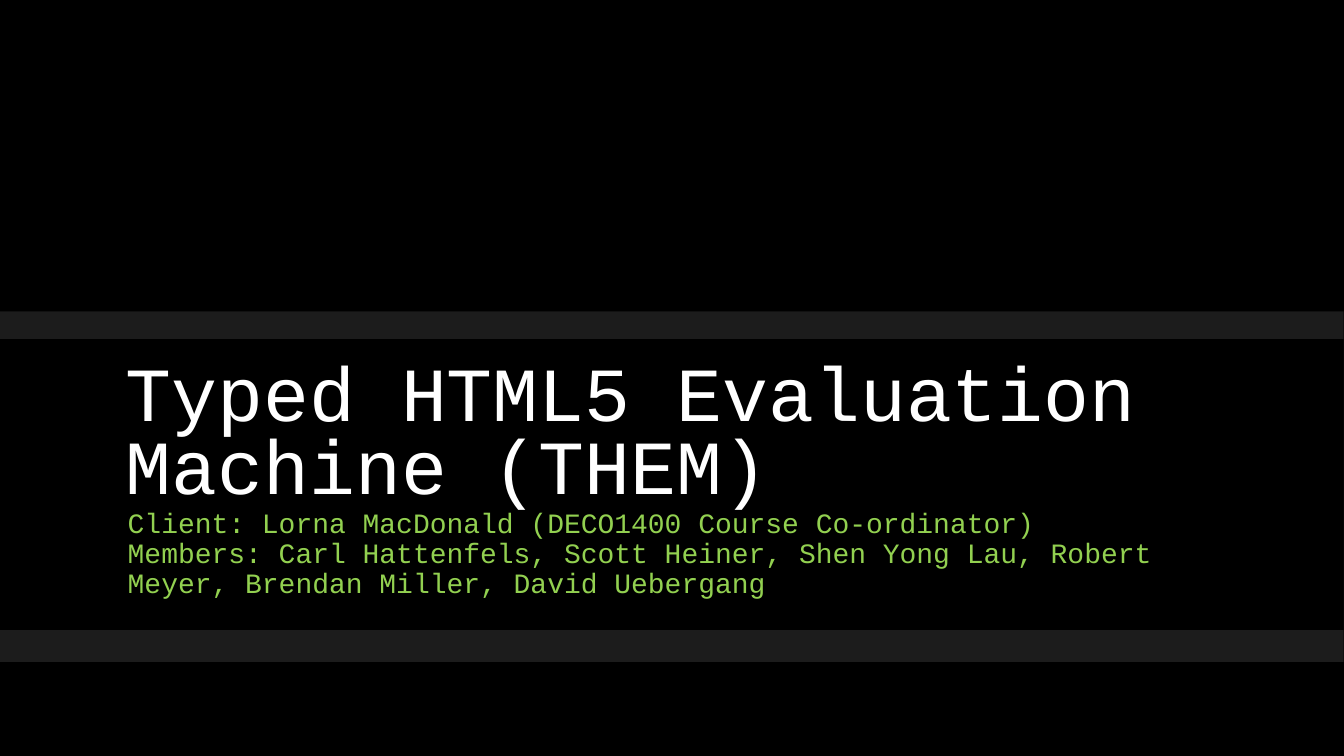
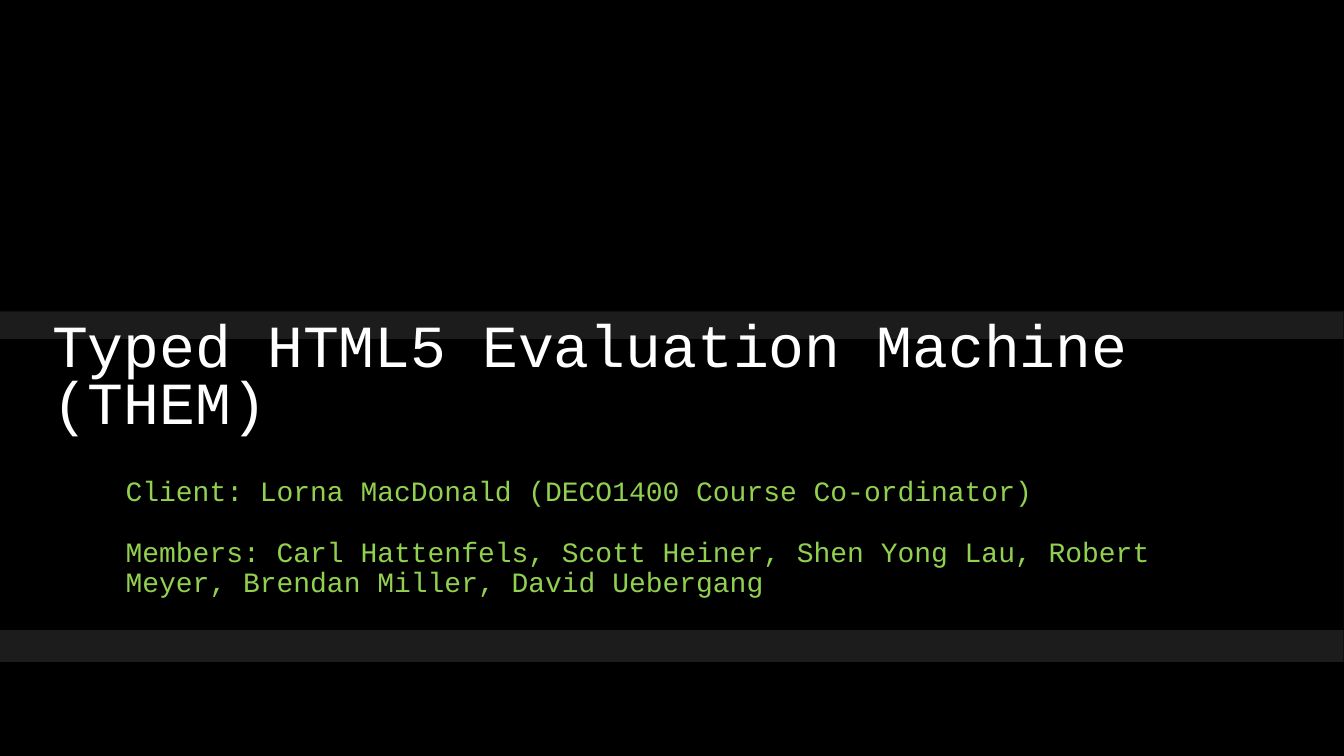
Before and after one commit to bvlahh/deco3801-them, a slide deck: slide 1 of Sprint Zero THEM Project.pptx. Drawn at 1344x756 pixels with LibreOffice and Linux fonts; fonts in the diff are those of the drawing; background and template pictures are left out. Boxes give left, top, right and bottom in pixels: in the first picture for what was removed or moved away, otherwise in the second. Text is boxed around its words. In the diff, an @@ line names an element or a change of style, - is before the commit and + after.

```diff
--- a/Sprint Zero THEM Project.pptx
+++ b/Sprint Zero THEM Project.pptx
@@ title "Typed HTML5 Evaluation Machine (THEM)": place and size @@
-title "Typed HTML5 Evaluation Machine (THEM)" at [126,366,1136,516]
+title "Typed HTML5 Evaluation Machine (THEM)" at [52,323,1128,437]
@@ title "Typed HTML5 Evaluation Machine (THEM)" at [52,323,1128,437]: size 41 to 32 pt @@
@@ subtitle "Client: Lorna MacDonald (DECO1400 Course ..." rewrapped from [128,513,1152,599] to [126,481,1150,598] @@
```
Also in this commit, not shown: 1 other slide changed, 2 slides added, 1 slide removed.
